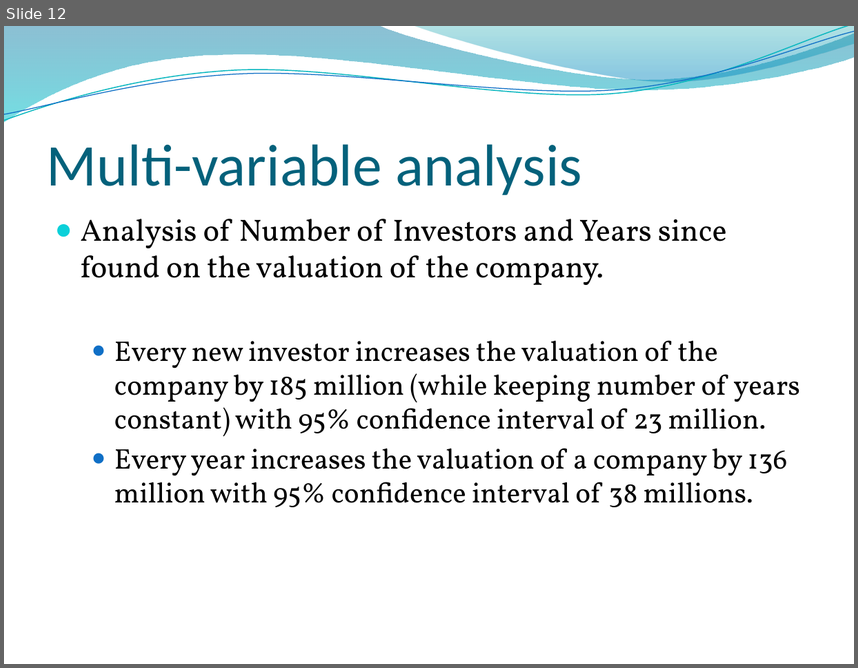
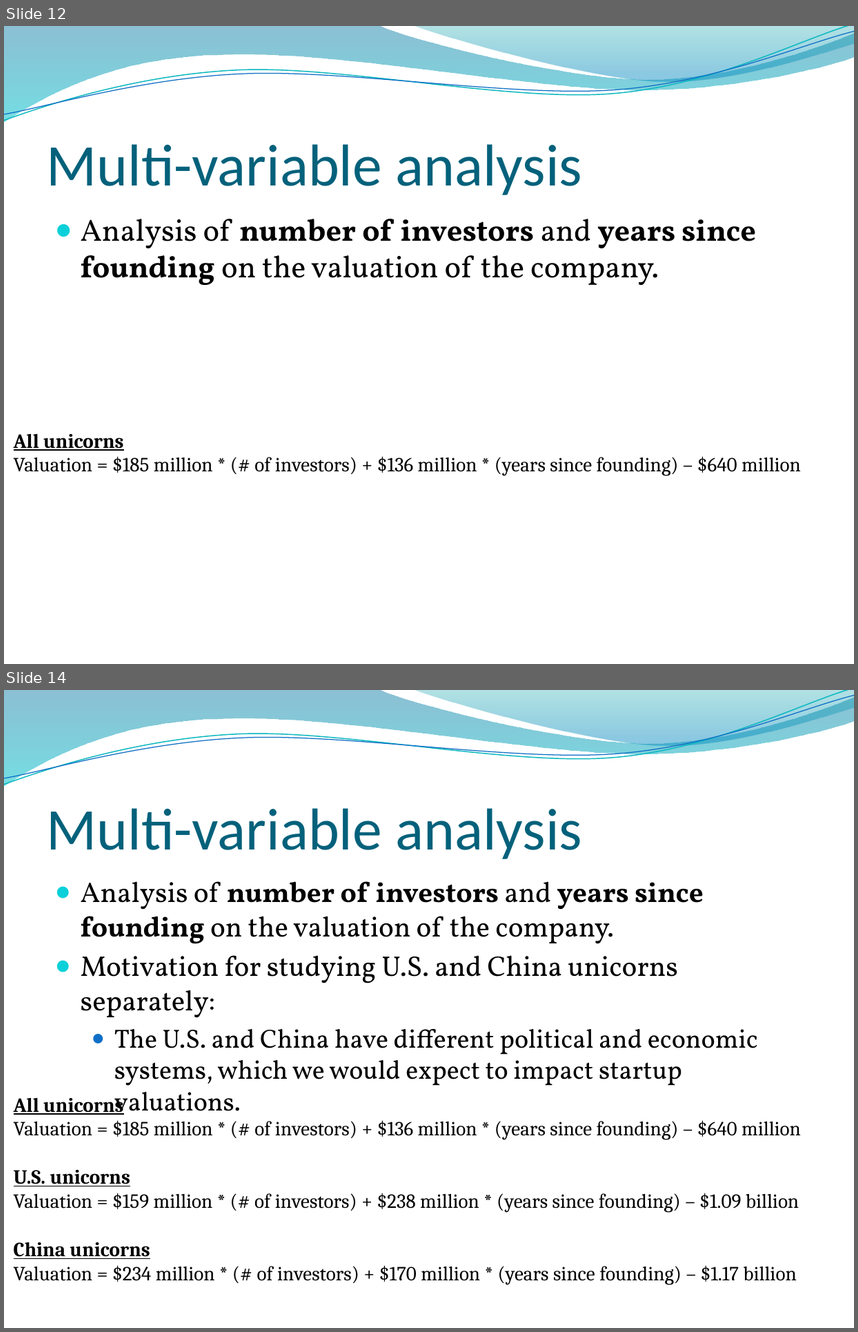
Before and after one commit to MonikaSinghGit/UnicornCompaniesFeatureAnalysis, a slide deck: Unicorn Companies Feature Analysis.pptx. Shown one above the other, each under a label of ours: slide 12 before the commit, slides 12 and 14 after it; the slides between them are not shown. The pictures are 858x668 and 858x1332 pixels, drawn with LibreOffice and Linux fonts; fonts in the diff are those of the drawing; background and template pictures are left out. Boxes give left, top, right and bottom in pixels: in the first picture for what was removed or moved away, otherwise in the second. Text is boxed around its words. In the diff, an @@ line names an element or a change of style, - is before the commit and + after.

```diff
--- a/Unicorn Companies Feature Analysis.pptx
+++ b/Unicorn Companies Feature Analysis.pptx
@@ slide 14 added at box(4, 690, 854, 1328), background picture (left out); not listed: 4 template elements that a slide beside it also shows @@
@@ title added at box(47, 808, 582, 859), 50 pt, text #04617B @@
+Multi-variable analysis
@@ text added at box(81, 881, 758, 1122), 24.1 pt, text #000000 @@
+● Analysis of number of investors and years since founding on the valuation of the company.
+● Motivation for studying U.S. and China unicorns separately:
+  ● The U.S. and China have different political and economic systems, which we would expect to impact startup valuations.
@@ text added at box(14, 1097, 801, 1285), 17 pt, text #000000 @@
+  All unicorns
+  Valuation = $185 million * (# of investors) + $136 million * (years since founding) – $640 million
+  U.S. unicorns
+  Valuation = $159 million * (# of investors) + $238 million * (years since founding) – $1.09 billion
+  China unicorns
+  Valuation = $234 million * (# of investors) + $170 million * (years since founding) – $1.17 billion
@@ slide 12 changed as well @@
@@ text at box(81, 219, 756, 285): text changed; size 24 to 26 pt @@
-● Analysis of Number of Investors and Years since found on the valuation of the company.
-  ● Every new investor increases the valuation of the company by 185 million (while keeping number of years constant) with 95% confidence interval of 23 million.
-  ● Every year increases the valuation of a company by 136 million with 95% confidence interval of 38 millions.
+● Analysis of number of investors and years since founding on the valuation of the company.
@@ text added at box(14, 433, 801, 476), 17 pt, text #000000 @@
+  All unicorns
+  Valuation = $185 million * (# of investors) + $136 million * (years since founding) – $640 million
```
Also in this commit, not shown: 10 other slides changed, 9 other slides added, 1 slide removed, 2 other files.
